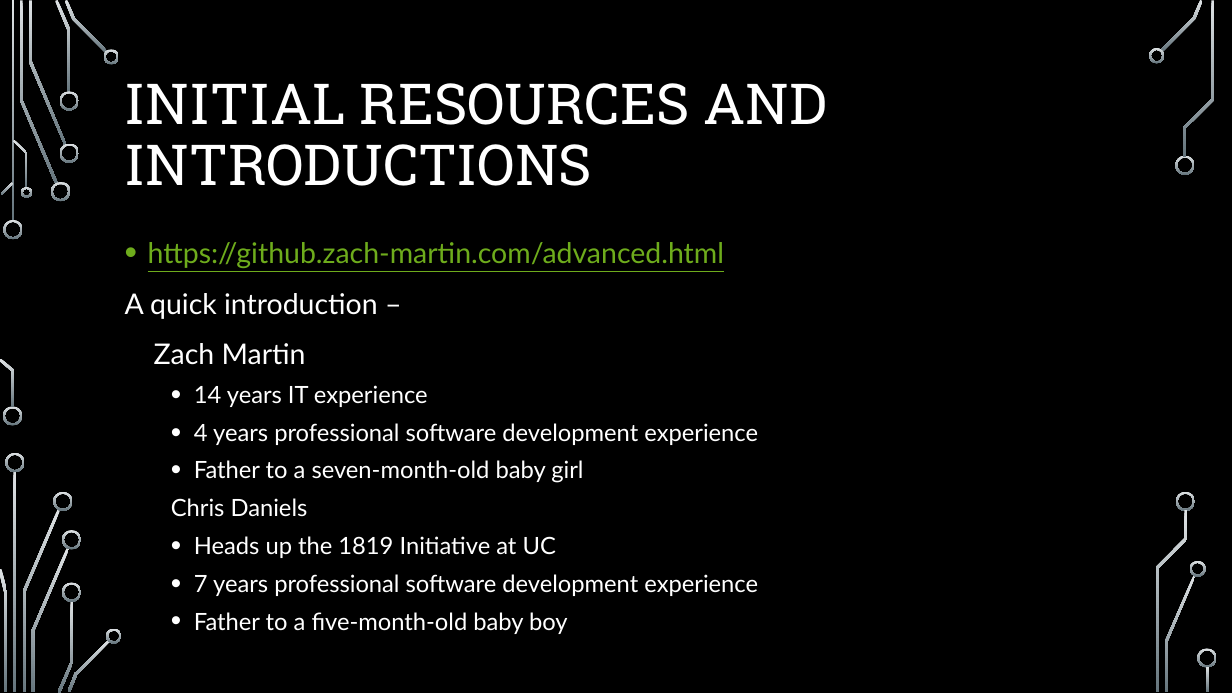
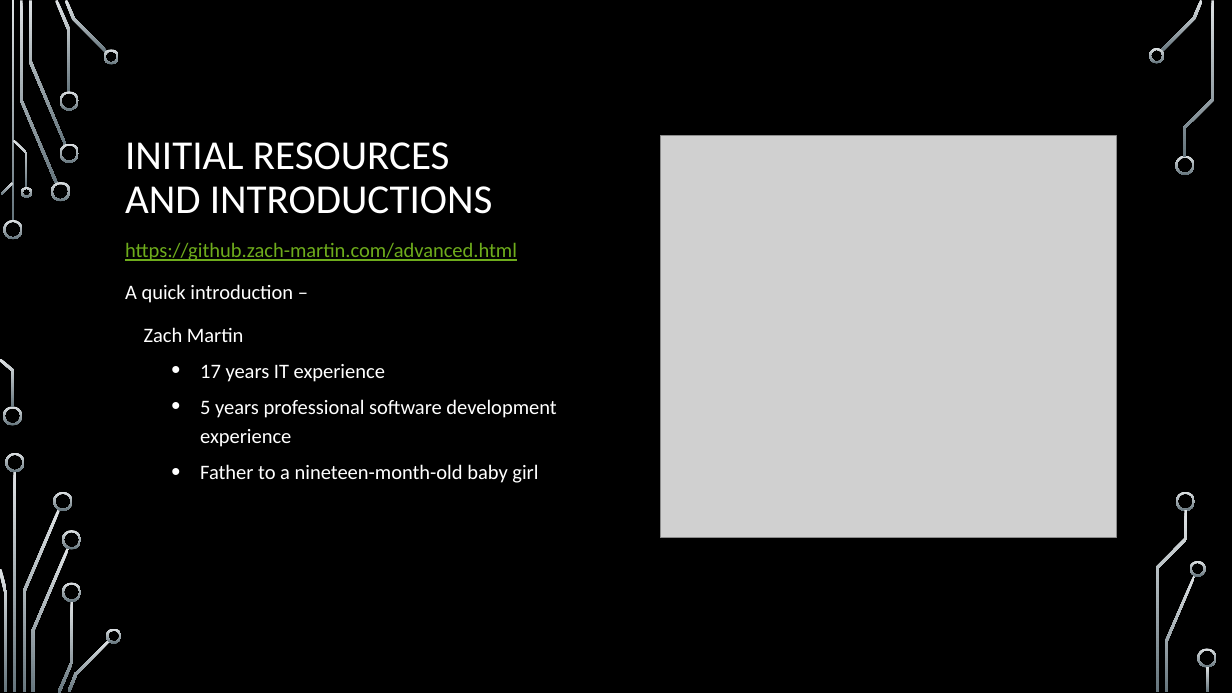
Before and after one commit to onideus/github-101-website, a slide deck: slide 2 of resources/Advanced github topics.pptx. Drawn at 1232x693 pixels with LibreOffice and Linux fonts; fonts in the diff are those of the drawing; grey boxes stand for pictures; background and template pictures are left out. Boxes give left, top, right and bottom in pixels: in the first picture for what was removed or moved away, otherwise in the second. Text is boxed around its words. In the diff, an @@ line names an element or a change of style, - is before the commit and + after.

```diff
--- a/resources/Advanced github topics.pptx
+++ b/resources/Advanced github topics.pptx
@@ title "INITIAL RESOURCES AND INTRODUCTIONS" at (125, 142, 493, 214): size 44 to 32 pt, font Roboto Slab to Calibri; vertical alignment middle to bottom @@
@@ picture added at (661, 136, 1116, 538) @@
@@ text at (125, 242, 517, 342): size 22.2 to 16 pt, font Lato to Calibri in "https://github.zach-martin.com/advanced.html", "A quick introduction –", "Zach Martin"; bullet • to none; line spacing 1.1 to 1.2 @@
@@ text at (200, 364, 538, 483): text changed; size 18.5 to 16 pt; font Lato to Calibri @@
-  • 14 years IT experience
-  • 4 years professional software development experience
-  • Father to a seven-month-old baby girl
-  Chris Daniels
-  • Heads up the 1819 Initiative at UC
-  • 7 years professional software development experience
-  • Father to a five-month-old baby boy
+  • 17 years IT experience
+  • 5 years professional software development experience
+  • Father to a nineteen-month-old baby girl
```
Also in this commit, not shown: 5 other slides changed, 5 slides added.
